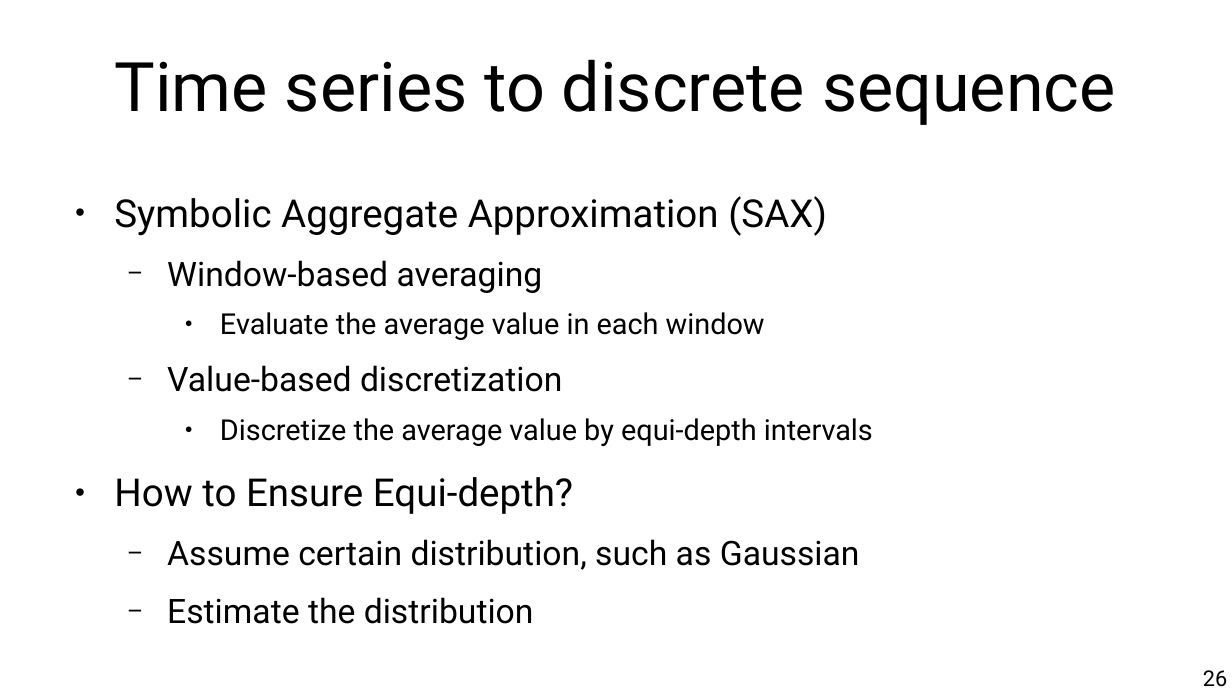
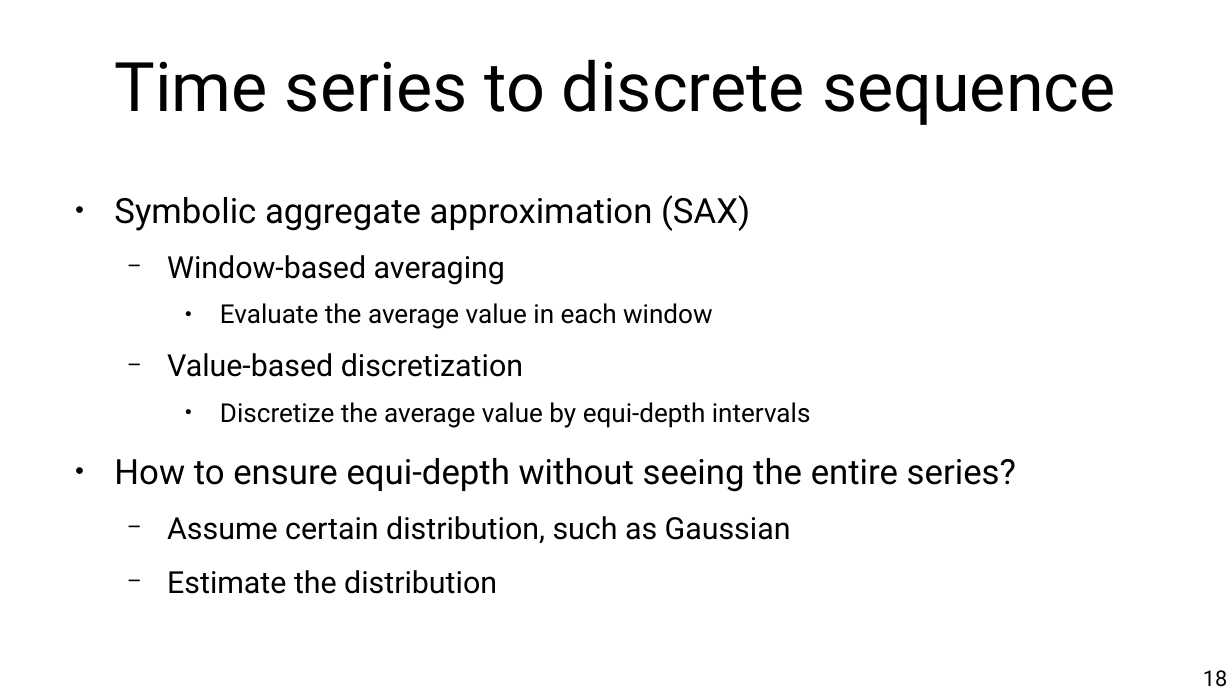
Before and after one commit to chatox/data-mining-course, a slide deck: slide 18 of theory/tt02_data_preparation.odp (slide 26 before the commit). Drawn at 1232x693 pixels with LibreOffice and Linux fonts; fonts in the diff are those of the drawing. Boxes give left, top, right and bottom in pixels: in the first picture for what was removed or moved away, otherwise in the second. Text is boxed around its words. In the diff, an @@ line names an element or a change of style, - is before the commit and + after.

```diff
--- a/theory/tt02_data_preparation.odp
+++ b/theory/tt02_data_preparation.odp
@@ text at bbox=[114, 195, 750, 231]: text changed; size 24.8 to 22.4 pt @@
-● Symbolic Aggregate Approximation (SAX)
+● Symbolic aggregate approximation (SAX)
@@ text at bbox=[167, 255, 811, 594]: size 21.7 to 19.6 pt in "Window-based averaging", "Value-based discretization", "Assume certain distribution, such as Gaussian", "Estimate the distribution"; size 18.6 to 16.8 pt in "Evaluate the average value in each window", "Discretize the average value by equi-depth intervals" @@
@@ text at bbox=[114, 458, 1016, 492]: text changed; size 24.8 to 22.4 pt @@
-● How to Ensure Equi-depth?
+● How to ensure equi-depth without seeing the entire series?
@@ page number at bbox=[1203, 670, 1227, 687]: text changed @@
-26
+18
```
Also in this commit, not shown: 30 other slides changed, 8 slides added, 12 slides removed.
